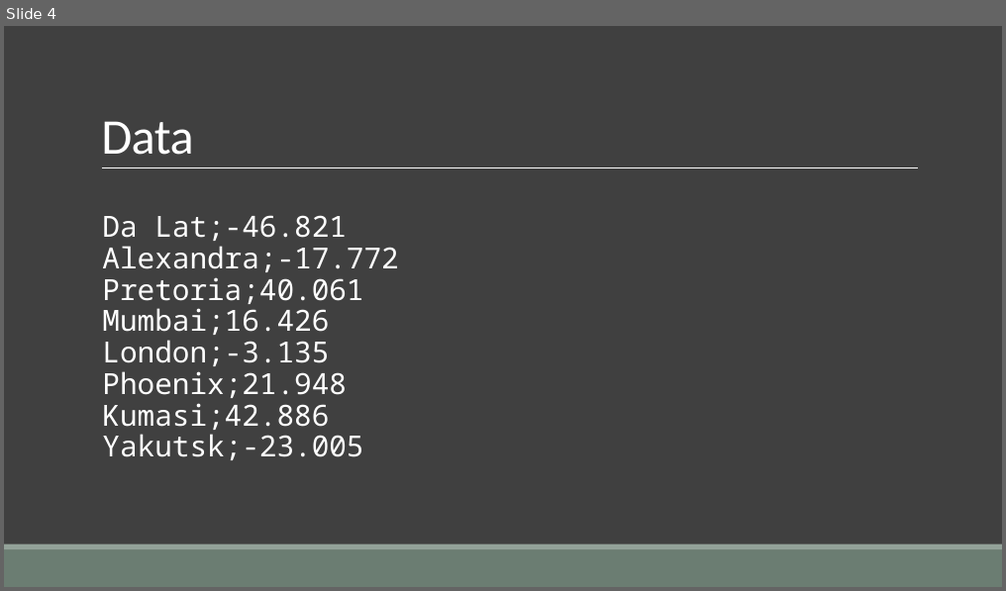
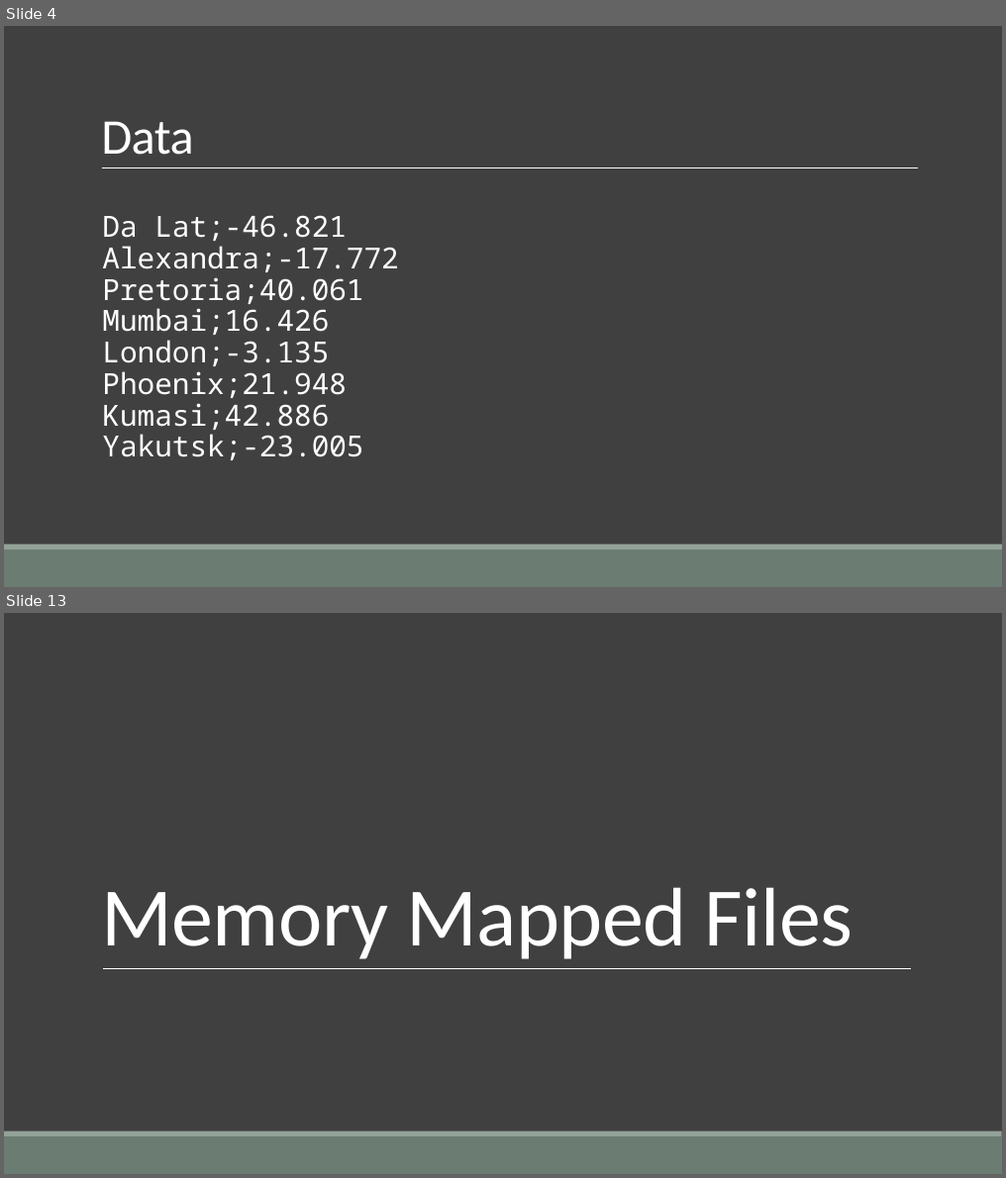
Before and after one commit to RendleLabs/HiPerfDotNetTalk, a slide deck: High Performance.pptx. Shown one above the other, each under a label of ours: slide 4 before the commit, slides 4 and 13 after it; the slides between them are not shown. The pictures are 1006x591 and 1006x1178 pixels, drawn with LibreOffice and Linux fonts; fonts in the diff are those of the drawing. Boxes give left, top, right and bottom in pixels: in the first picture for what was removed or moved away, otherwise in the second. Text is boxed around its words. In the diff, an @@ line names an element or a change of style, - is before the commit and + after.

```diff
--- a/High Performance.pptx
+++ b/High Performance.pptx
@@ slide 13 added at [4, 613, 1002, 1174], background #404040; not listed: 2 template elements that a slide beside it also shows @@
@@ title added at [101, 887, 853, 959], 80 pt, text #FFFFFF @@
+Memory Mapped Files
@@ line added from (103, 968) to (912, 968), #FFFFFF 0.5 pt @@
```
Also in this commit, not shown: 12 other slides added.
